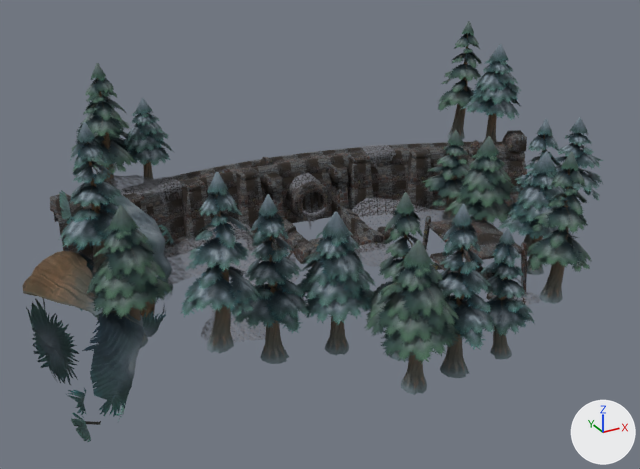
Before and after pictures for a commit that changed the glTF model 3d/passe-alterac/models/storm_doodad_wcav_jungleouter_c_02.glb.
Both versions are drawn from a camera (50 mm lens) standing at (-21.1, -27.2, 17.7) and looking at (-3.8, 4.2, 2.0). The lights are fixed; the arrows at lower right show +X, +Y and +Z. The picture after the commit comes second. Vertices at exactly the same position are counted once.
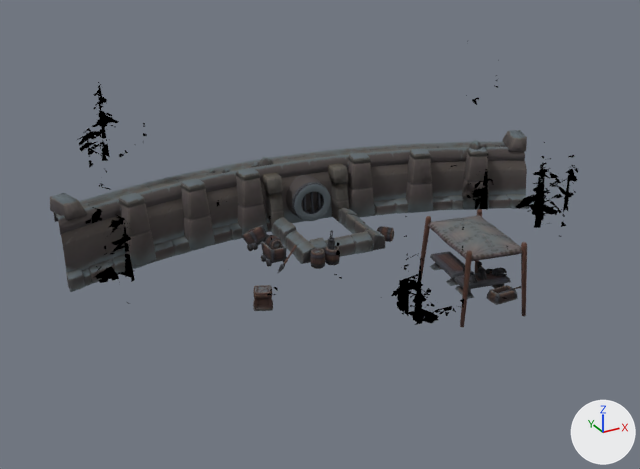
Edits to the bpy script that builds the scene:
```text
Change me_mesh_0:
    used by ob_mesh_0; location = (0.0, 0.0, 0.0)
    remove me_mesh_0.from_pydata(...)  # 16889 vertices, 27059 faces; spans x -16.7..11.7, y -7.3..15.2, z -3.0..8.9
    add me_mesh_0.from_pydata(...)  # 16204 vertices, 26024 faces; spans x -16.7..11.7, y -7.3..15.2, z -3.0..8.9
    me_mesh_0 part 1: 9 loose pieces with 599 vertices, spanning x -11.8..6.0, y -2.6..12.8, z -0.2..3.6, are deleted
    me_mesh_0 part 2
    86 vertices are removed from x -12.8..-2.9, y 3.5..12.2, z 0.0..1.3
    143 faces are deleted
    1 vertex moves within x -7.7, y 9.3, z 0.7
    6 new faces join them, mat_material_0
    me_mesh_0 part 3: 26018 kept faces spanning x -16.7..11.7, y -7.3..15.2, z -3.0..8.9 get new texture (UV) coordinates
    remove me_mesh_0.materials.append(mat_material_3)
```

Boxes (x1, y1, x2, y2) around the edits, measured in the pictures (640 x 469 px):
'Mesh_0', reshaped
    before: (23, 21, 603, 443)
    after: (50, 130, 529, 327)
part 1 of me_mesh_0, deleted
    before: (107, 144, 541, 342)
part 2 of me_mesh_0, cut back
    before: (156, 221, 300, 286)
part 3 of me_mesh_0, surface changed
    before: (23, 21, 603, 443)
    after: (50, 130, 529, 327)
